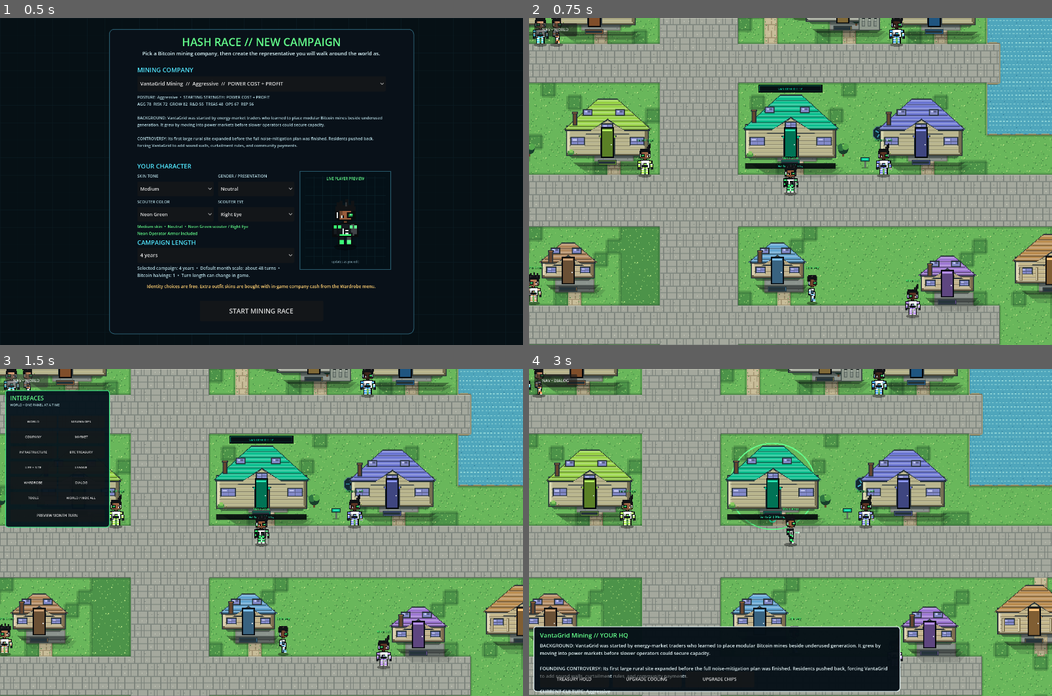
Above: before the commit, frames 1-4 (two rows, left to right).
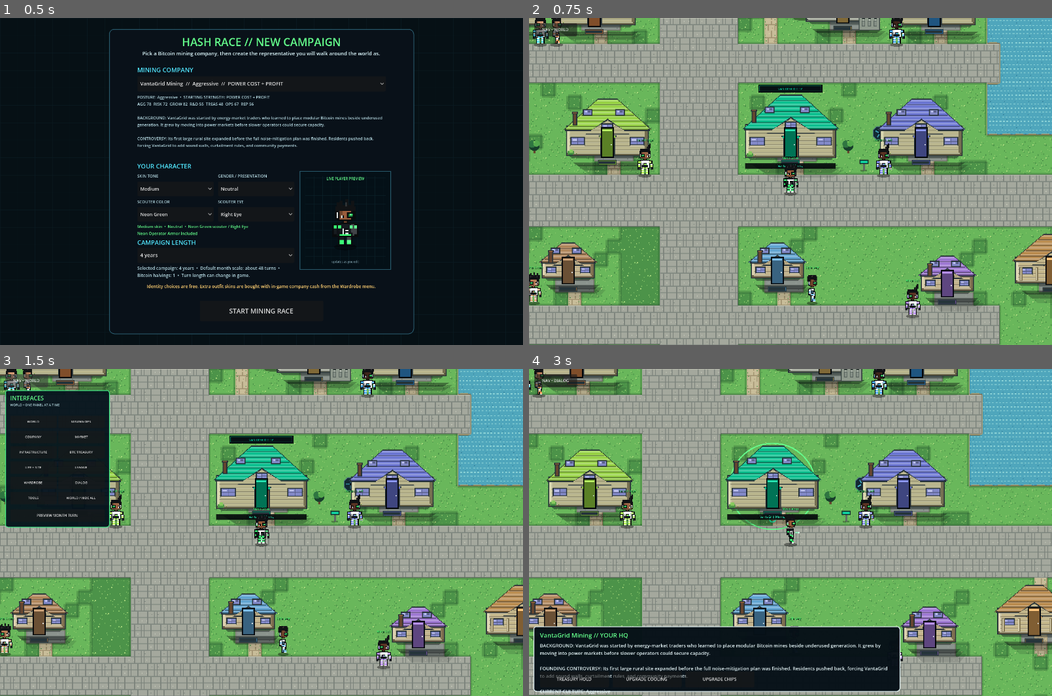
Above: after the commit, the same moments.

Repository: 1freetech/HashRace
Game: Godot game, scene res://scenes/campaign_setup.tscn
Same seed, same stepped clock (60 frames per second), same inputs: the game is played once before the commit and once after it.
Inputs (mouse positions are in pixels of both pictures, inside the frame that each line leads up to):
- Up to frame 1 (0.5 s): no input
- Up to frame 2 (0.75 s): click "START MINING RACE" at 0.5 s
- Up to frame 3 (1.5 s): click "NAV • WORLD" at 1.25 s
- Up to frame 4 (3 s): click "WORLD" at 2 s; tap Enter (ui_accept) at 2.75 s; move the mouse to (905, 516) at 2.77 s; hold D from 2.78 s (still down); tap E at 2.85 s; click (905, 516) at 2.92 s

Frame 1 is identical in both runs. In frame 2, 0.2% of the frame differs, in the area x 0-66%, y 1-47%; in frame 3, 0.2%; in frame 4, 0.1%.

Commit message:
v0.112 activate imported art world layer

Diff:
--- a/Godot/scenes/world.tscn
+++ b/Godot/scenes/world.tscn
@@ -1,7 +1,7 @@
 [gd_scene load_steps=3 format=3]
 
-; Release inheritance compatibility: world_v111.gd -> world_v110.gd -> world_v109.gd -> world_v108.gd -> world_v107.gd -> world_v106.gd -> world_v105.gd -> world_v104.gd -> world_v103.gd -> world_v102.gd -> world_v101.gd -> world_v100.gd -> world_v099.gd -> world_v098.gd -> world_v097.gd -> world_v096.gd -> world_v095.gd -> world_v094.gd -> world_v093.gd -> world_v092.gd -> world_v091.gd -> world_v090.gd -> world_v089.gd -> world_v088.gd -> world_v087.gd -> prior gameplay stack. v0.111 connects deployed mining load to visible site-growth milestones for future container, transformer, cooling, and company-map expansion.
-[ext_resource path="res://scripts/world_v111.gd" type="Script" id="1_world"]
+; Release inheritance compatibility: world_v112.gd -> world_v111.gd -> world_v110.gd -> world_v109.gd -> world_v108.gd -> world_v107.gd -> world_v106.gd -> world_v105.gd -> world_v104.gd -> world_v103.gd -> world_v102.gd -> world_v101.gd -> world_v100.gd -> world_v099.gd -> world_v098.gd -> world_v097.gd -> world_v096.gd -> world_v095.gd -> world_v094.gd -> world_v093.gd -> world_v092.gd -> world_v091.gd -> world_v090.gd -> world_v089.gd -> world_v088.gd -> world_v087.gd -> prior gameplay stack. v0.112 integrates the supplied directional character sheets and supplied infrastructure art with scale-safe site composition; v0.111 site-growth milestones remain underneath.
+[ext_resource path="res://scripts/world_v112.gd" type="Script" id="1_world"]
 [ext_resource path="res://scripts/live_treasury_controls.gd" type="Script" id="2_treasury"]
 
 [node name="HashRaceRPGStrategyWorld" type="Node2D"]
